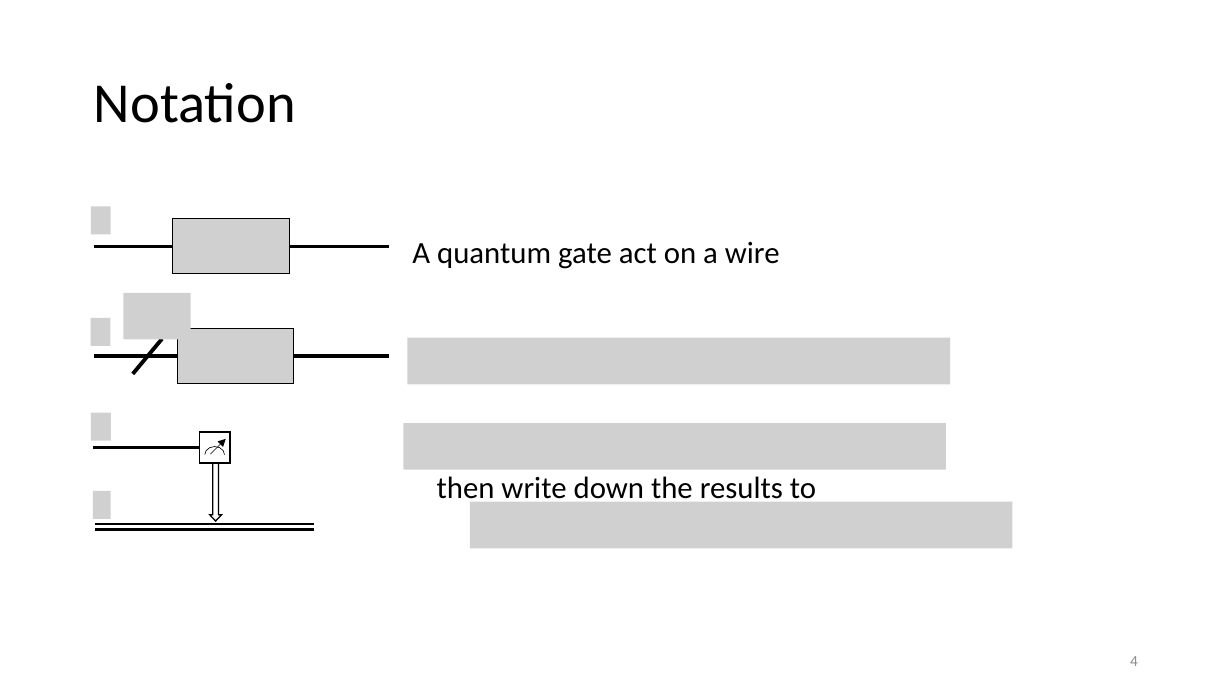
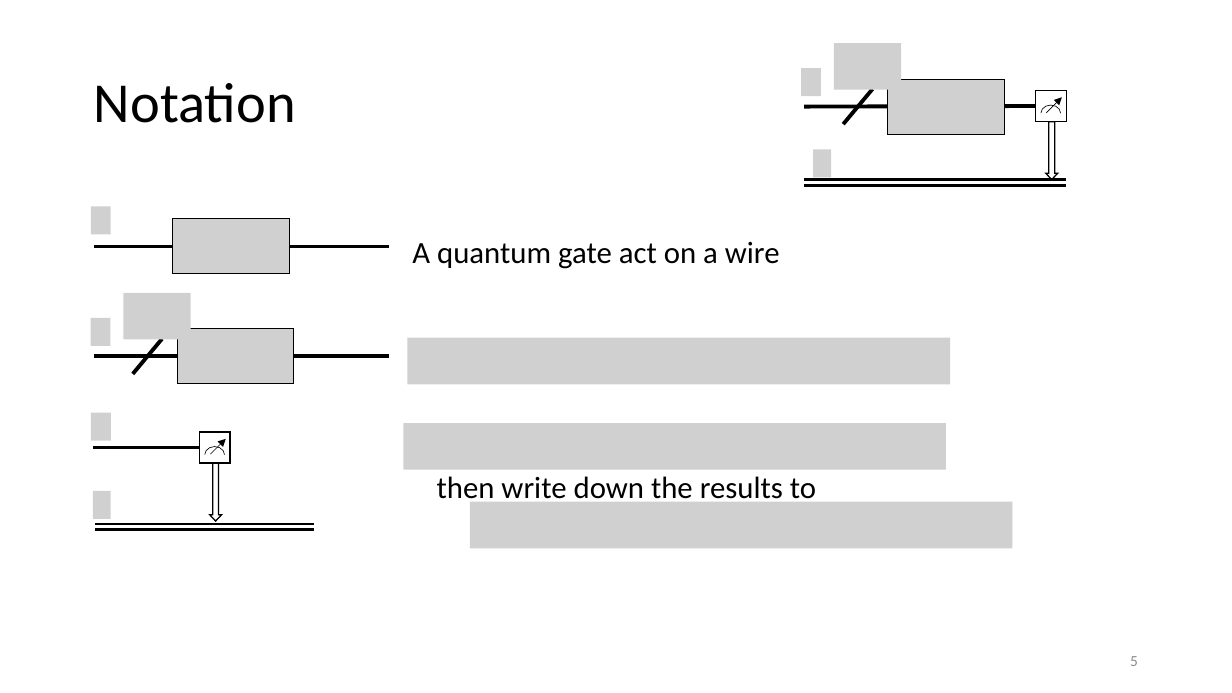
Before and after one commit to vutuanhai237/CourseMaterialsUIT, a slide deck: slide 5 of SExxx-Programming for quantum computer/UPTschool/Qubit and Circuit.pptx (slide 4 before the commit). Drawn at 1232x693 pixels with LibreOffice and Linux fonts; fonts in the diff are those of the drawing; grey boxes stand for pictures. Boxes give left, top, right and bottom in pixels: in the first picture for what was removed or moved away, otherwise in the second. Text is boxed around its words. In the diff, an @@ line names an element or a change of style, - is before the commit and + after.

```diff
--- a/SExxx-Programming for quantum computer/UPTschool/Qubit and Circuit.pptx
+++ b/SExxx-Programming for quantum computer/UPTschool/Qubit and Circuit.pptx
@@ picture added at (x1=835, y1=43, x2=902, y2=90) @@
@@ picture added at (x1=801, y1=68, x2=821, y2=96) @@
@@ line added from (844, 124) to (872, 89), #000000 3 pt @@
@@ picture added at (x1=888, y1=79, x2=1005, y2=135) @@
@@ line added from (804, 106) to (1035, 106), #000000 3 pt @@
@@ rectangle added at (x1=1035, y1=91, x2=1066, y2=122), fill #FFFFFF, outline #000000 1 pt @@
@@ arc (boxed as its full ellipse) added at (x1=1042, y1=105, x2=1061, y2=122), outline #000000 0.5 pt @@
@@ arrow added from (1046, 113) to (1062, 97), #000000 0.5 pt @@
@@ down arrow added at (x1=1046, y1=122, x2=1058, y2=180), outline #000000 1 pt @@
@@ line added from (804, 179) to (1067, 179), #000000 2.25 pt @@
@@ picture added at (x1=813, y1=150, x2=831, y2=177) @@
@@ line added from (804, 185) to (1067, 185), #000000 2.25 pt @@
@@ page number at (x1=1130, y1=656, x2=1138, y2=666): text changed @@
-4
+5
```
Also in this commit, not shown: 5 other slides changed, 4 slides added, 12 other files.
